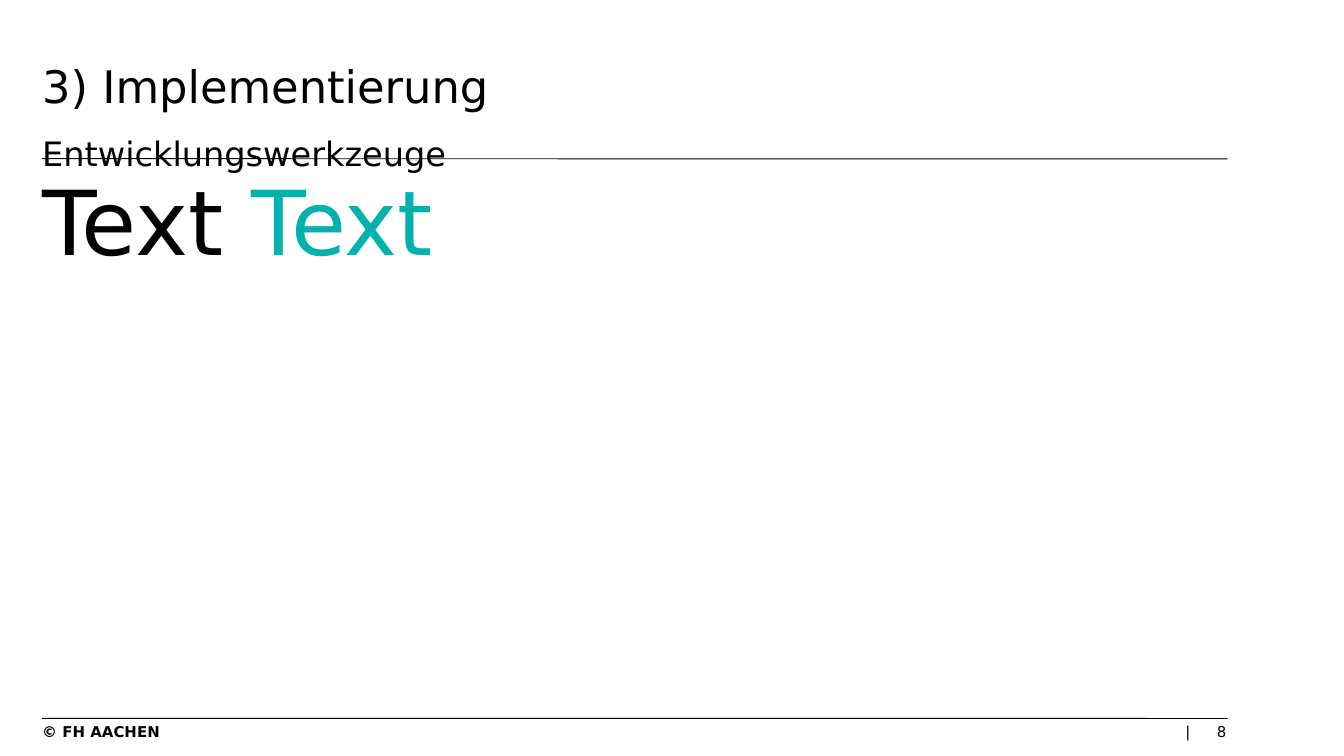
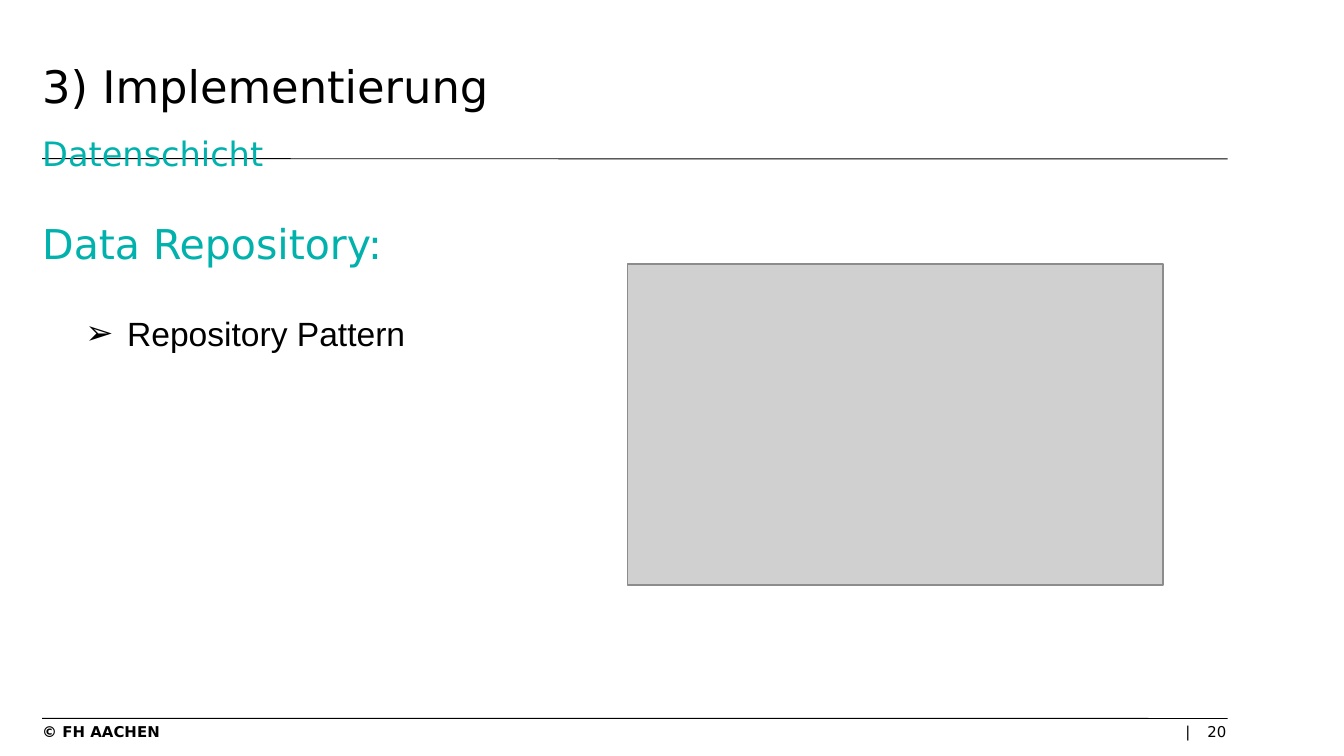
Before and after one commit to levithas/Bachelorprojekt, a slide deck: slide 20 of Dokumentation/Präsentation.pptx (slide 8 before the commit). Drawn at 1344x756 pixels with LibreOffice and Linux fonts; fonts in the diff are those of the drawing; grey boxes stand for pictures; background and template pictures are left out. Boxes give left, top, right and bottom in pixels: in the first picture for what was removed or moved away, otherwise in the second. Text is boxed around its words. In the diff, an @@ line names an element or a change of style, - is before the commit and + after.

```diff
--- a/Dokumentation/Präsentation.pptx
+++ b/Dokumentation/Präsentation.pptx
@@ title at (x1=42, y1=69, x2=488, y2=167): text changed; size 18 to 24 pt @@
-3) Implementierung
-Entwicklungswerkzeuge
+3) Implementierung
+Datenschicht
@@ text removed at (x1=42, y1=189, x2=433, y2=257) @@
-Text Text
@@ text added at (x1=42, y1=227, x2=382, y2=268), 22 pt, text #00B1AC @@
+Data Repository:
@@ picture added at (x1=628, y1=265, x2=1163, y2=586) @@
@@ text added at (x1=127, y1=321, x2=405, y2=352), 18 pt, text #000000 @@
+➢ Repository Pattern
@@ page number at (x1=1207, y1=726, x2=1226, y2=738): text changed @@
-8
+20
```
Also in this commit, not shown: 15 other slides changed, 16 slides added, 5 slides removed, 4 other files.
